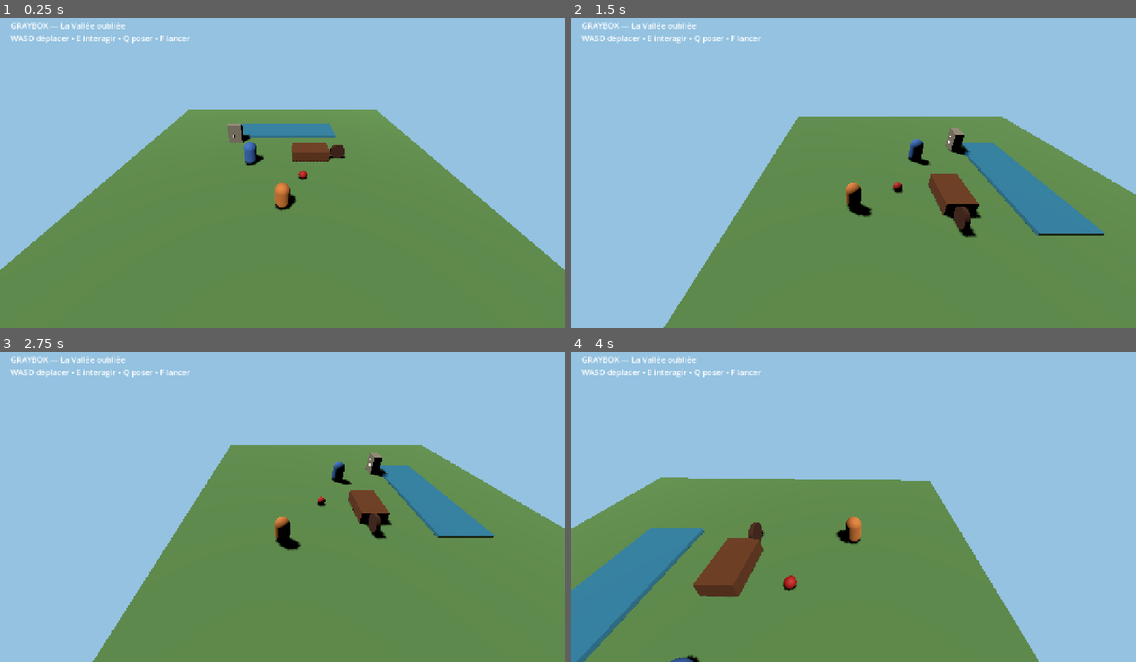
Above: before the commit, frames 1-4 (two rows, left to right).
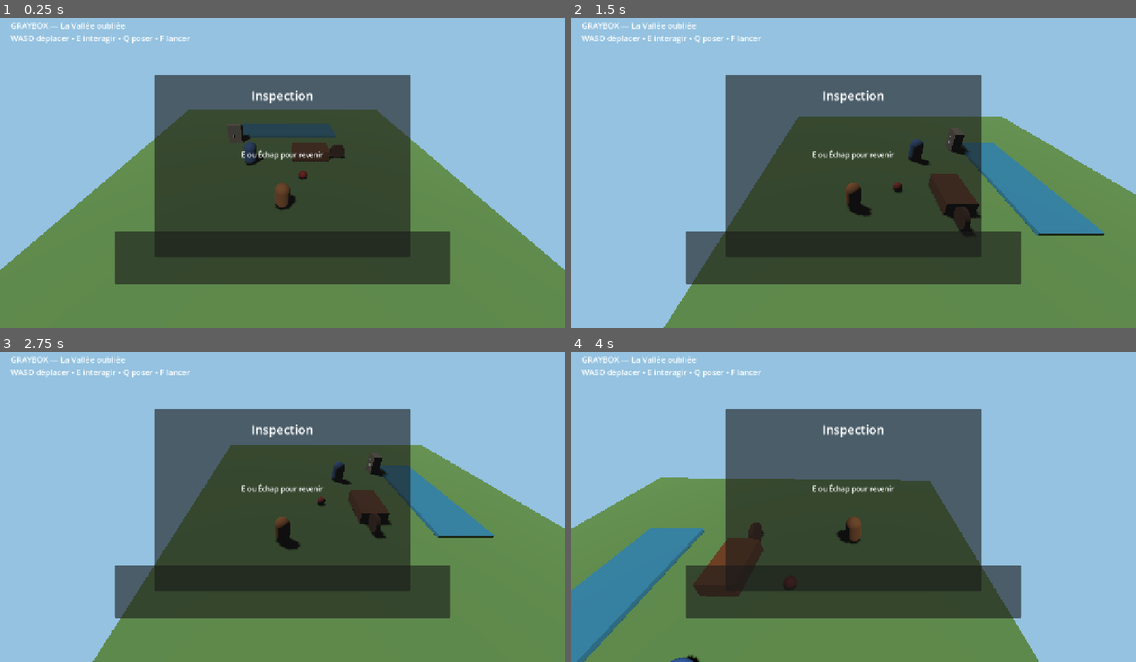
Above: after the commit, the same moments.

Repository: u2987920406-rgb/Grimoire
Game: Godot game, scene res://adventures/forgotten_valley/scenes/bootstrap.tscn
Same seed, same stepped clock (60 frames per second), same inputs: the game is played once before the commit and once after it.
Inputs (mouse positions are in pixels of both pictures, inside the frame that each line leads up to):
- Up to frame 1 (0.25 s): no input
- Up to frame 2 (1.5 s): tap Enter at 0.5 s; move the mouse to (977, 154) at 0.52 s; hold D (move_right) 0.53-1.25 s; hold E (interact) 0.53-1.25 s; click (977, 154) at 0.67 s; drag from (740, 185) to (825, 231) at 1.27 s
- Up to frame 3 (2.75 s): tap Space at 2 s; move the mouse to (339, 432) at 2.02 s; hold D (move_right) from 2.03 s (still down); hold E (interact) from 2.03 s (still down)
- Up to frame 4 (4 s): release D (move_right) at 2.75 s; release E (interact) at 2.75 s; drag from (825, 565) to (684, 457) at 2.77 s; tap Enter at 3.5 s; move the mouse to (1023, 550) at 3.52 s; hold A (move_left) from 3.53 s (still down); hold E (interact) from 3.53 s (still down)

The runs differ from the first frame. In frame 1, 33% of the frame differs, in the area x 20-80%, y 18-86%; in frame 2, 32%; in frame 3, 32%; in frame 4, 33%.
Error after the commit: Invalid access to property or key 'direction_changed' on a base object of type 'null instance'. (res://adventures/forgotten_valley/scripts/bootstrap.gd:22)

Commit message:
feat(input): wire mobile touch controls

Diff:
--- a/adventures/forgotten_valley/scripts/bootstrap.gd
+++ b/adventures/forgotten_valley/scripts/bootstrap.gd
@@ -7,31 +7,52 @@
 @onready var inspection_panel: PanelContainer = $UI/InspectionPanel
 @onready var inspection_title: Label = $UI/InspectionPanel/Margin/VBox/Title
 @onready var inspection_detail: Label = $UI/InspectionPanel/Margin/VBox/Detail
+@onready var touch_controls: Control = $UI/TouchControls
+@onready var joystick: VirtualJoystick = $UI/TouchControls/VirtualJoystick
+@onready var interact_button: Button = $UI/TouchControls/InteractButton
+@onready var drop_button: Button = $UI/TouchControls/DropButton
+@onready var throw_button: Button = $UI/TouchControls/ThrowButton
+@onready var close_button: Button = $UI/CloseButton
 
 func _ready() -> void:
 	player.prompt_changed.connect(_on_prompt_changed)
 	player.message_requested.connect(_on_message_requested)
 	player.inspection_requested.connect(_on_inspection_requested)
+
+	joystick.direction_changed.connect(player.set_touch_move_input)
+	interact_button.pressed.connect(player.request_interact)
+	drop_button.pressed.connect(player.request_drop)
+	throw_button.pressed.connect(player.request_throw)
+	close_button.pressed.connect(_close_overlay)
+
 	message_panel.visible = false
 	inspection_panel.visible = false
+	close_button.visible = false
+
+	touch_controls.visible = DisplayServer.is_touchscreen_available()
+	_update_touch_action_visibility()
+
+func _process(_delta: float) -> void:
+	_update_touch_action_visibility()
 
 func _unhandled_input(event: InputEvent) -> void:
 	if inspection_panel.visible and (event.is_action_pressed("ui_cancel") or event.is_action_pressed("interact")):
-		inspection_panel.visible = false
-		player.controls_enabled = true
+		_close_overlay()
 		get_viewport().set_input_as_handled()
 		return
 
 	if message_panel.visible and (event.is_action_pressed("ui_cancel") or event.is_action_pressed("interact")):
-		message_panel.visible = false
+		_close_overlay()
 		get_viewport().set_input_as_handled()
 
 func _on_prompt_changed(text: String) -> void:
 	prompt_label.text = text
+	interact_button.disabled = text.is_empty()
 
 func _on_message_requested(text: String) -> void:
 	message_label.text = text
 	message_panel.visible = true
+	close_button.visible = touch_controls.visible
 
 func _on_inspection_requested(title: String, detail: String) -> void:
 	inspection_title.text = title
@@ -39,3 +60,17 @@
 	inspection_panel.visible = true
 	message_panel.visible = false
 	player.controls_enabled = false
+	close_button.visible = touch_controls.visible
+
+func _close_overlay() -> void:
+	inspection_panel.visible = false
+	message_panel.visible = false
+	close_button.visible = false
+	player.controls_enabled = true
+
+func _update_touch_action_visibility() -> void:
+	if not touch_controls.visible:
+		return
+	var holding := player.has_held_object()
+	drop_button.visible = holding
+	throw_button.visible = holding
